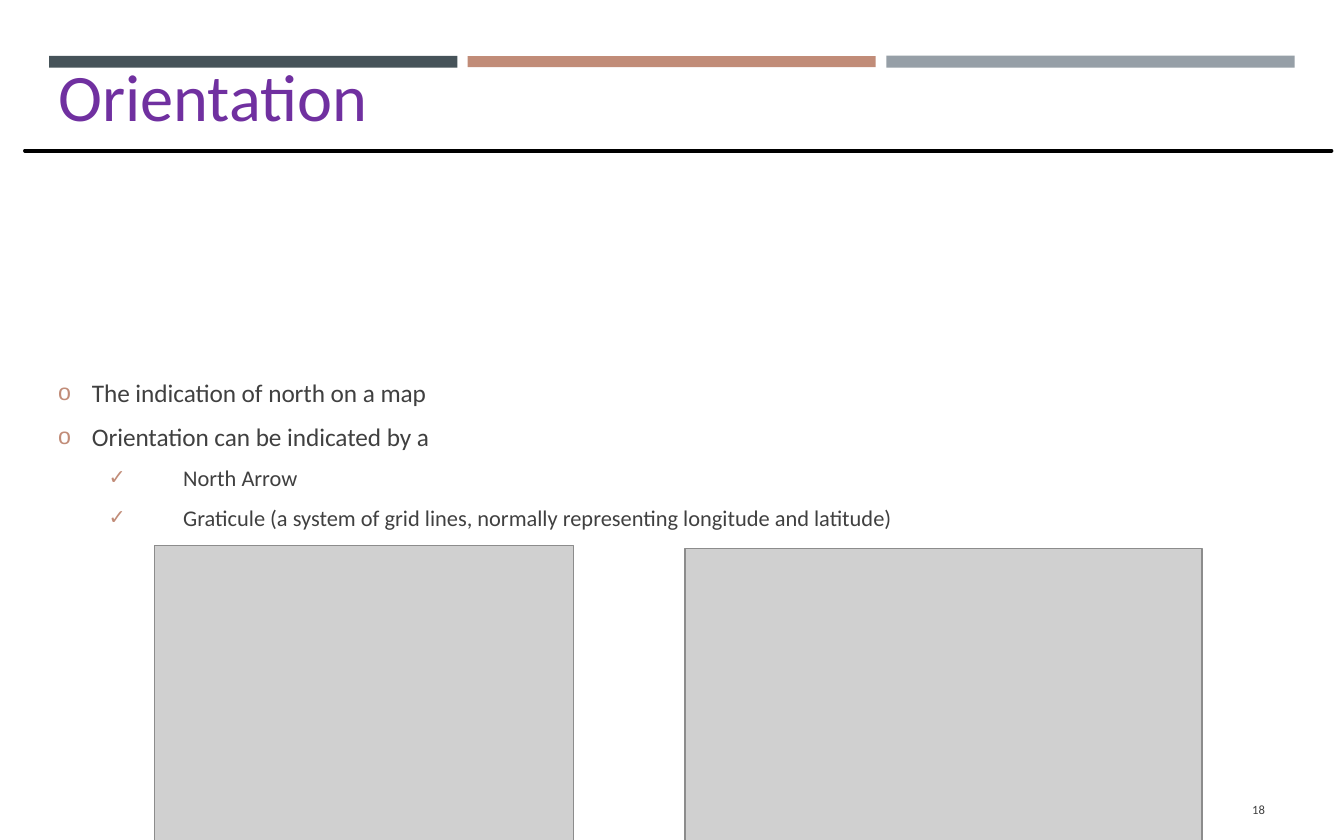
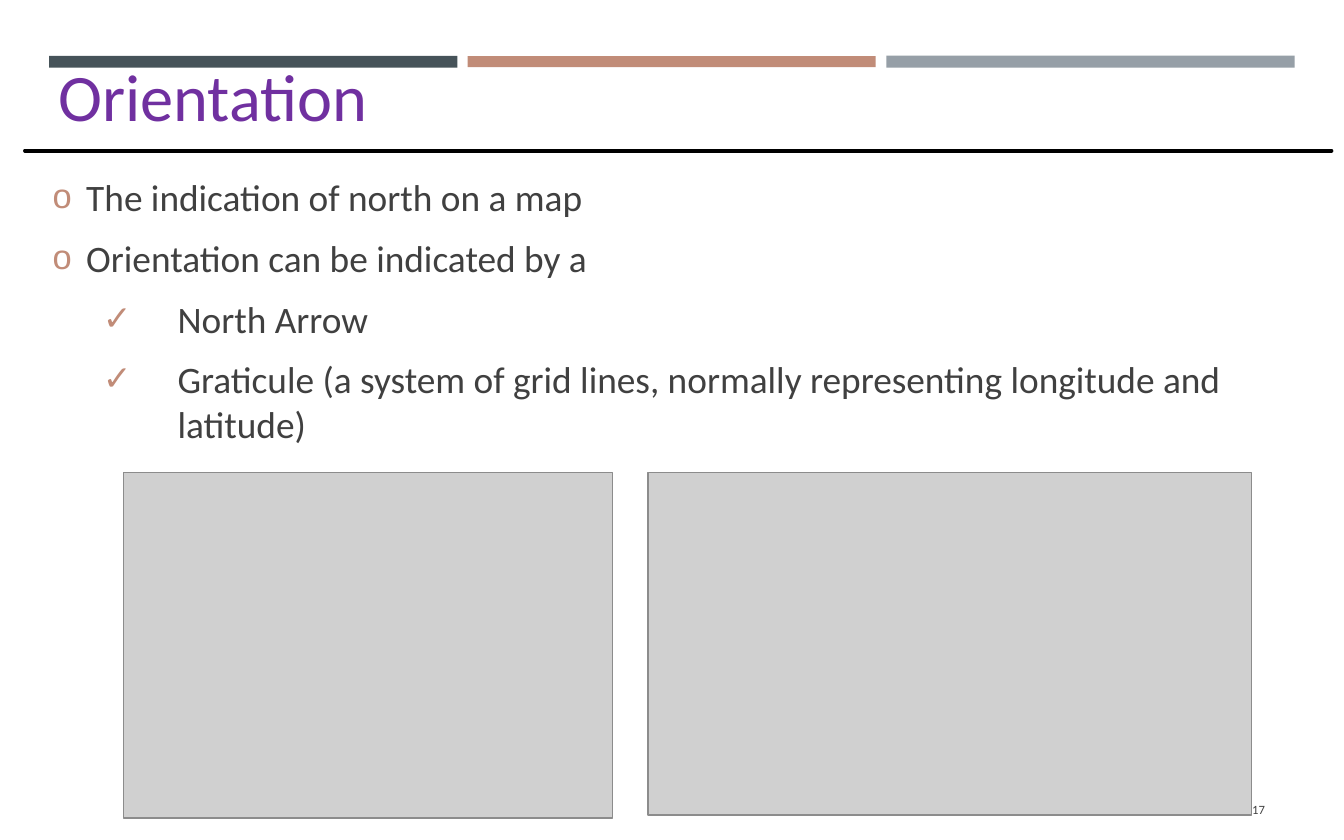
Before and after one commit to gisynw/GIS_I, a slide deck: slide 17 of docs/Lectures/Week07/Lecture07_GEOG2475_Thursday.pptx (slide 18 before the commit). Drawn at 1344x840 pixels with LibreOffice and Linux fonts; fonts in the diff are those of the drawing; grey boxes stand for pictures. Boxes give left, top, right and bottom in pixels: in the first picture for what was removed or moved away, otherwise in the second. Text is boxed around its words. In the diff, an @@ line names an element or a change of style, - is before the commit and + after.

```diff
--- a/docs/Lectures/Week07/Lecture07_GEOG2475_Thursday.pptx
+++ b/docs/Lectures/Week07/Lecture07_GEOG2475_Thursday.pptx
@@ text "The indication of north on ..." at box(86, 185, 1220, 443): size 12.2 to 18 pt in "The indication of north on a map", "Orientation can be indicated by a"; size 10.8 to 18 pt in "North Arrow", "Graticule (a system of grid lines, normally ..."; more space between paragraphs @@
@@ picture: place and size @@
-picture at box(154, 545, 573, 840)
+picture at box(124, 473, 614, 818)
@@ picture: place and size @@
-picture at box(685, 548, 1202, 840)
+picture at box(648, 473, 1251, 815)
@@ page number at box(1252, 806, 1265, 814): text changed @@
-18
+17
```
Also in this commit, not shown: 11 other slides changed, 3 slides removed.
